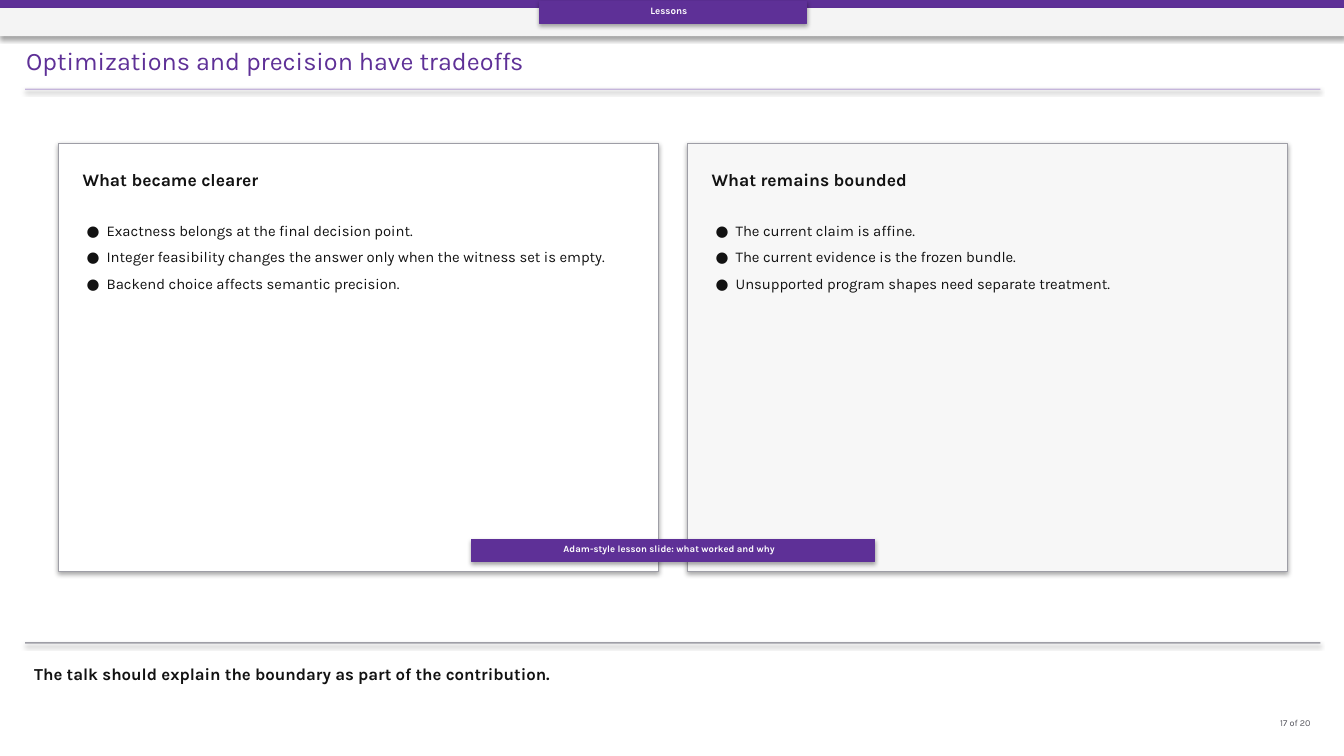
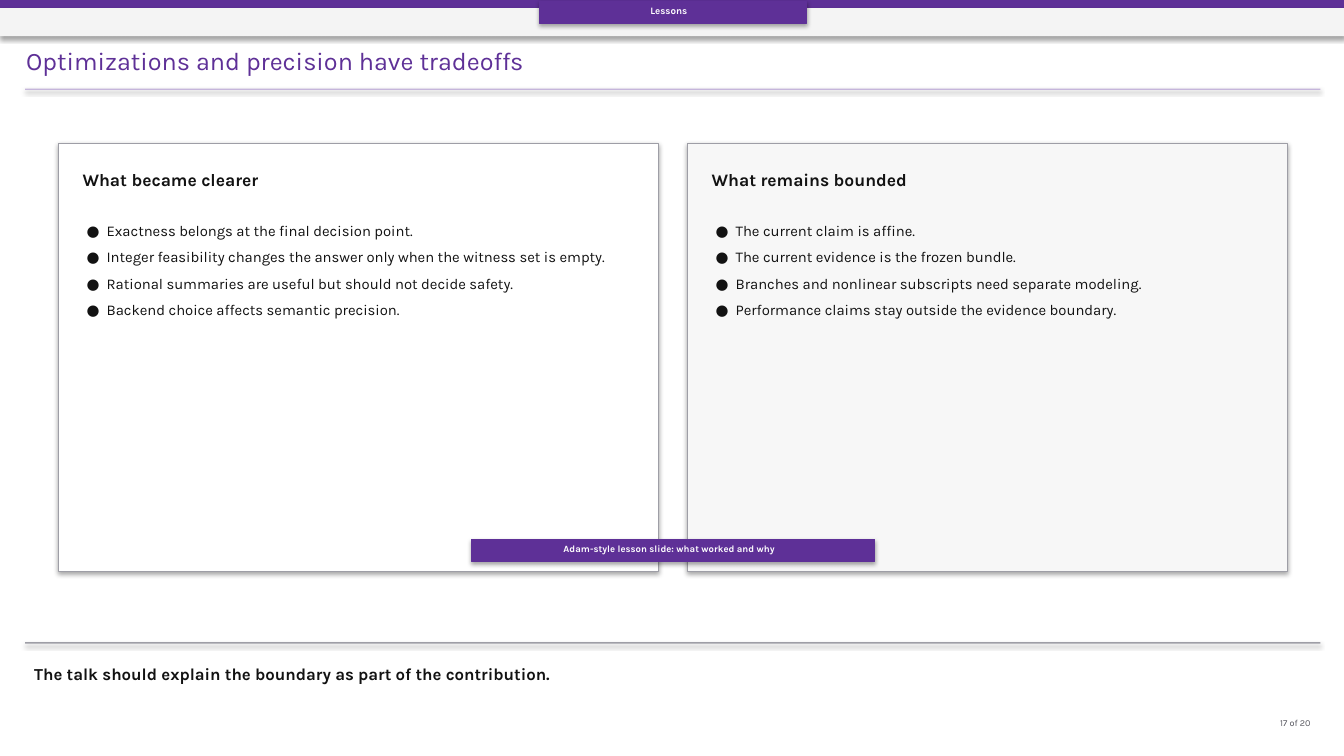
Before and after one commit to Hardik-S/april-peer-presentation, a slide deck: slide 17 of deck/April_peer_presentation.pptx. Drawn at 1344x756 pixels with LibreOffice and Linux fonts; fonts in the diff are those of the drawing. Boxes give left, top, right and bottom in pixels: in the first picture for what was removed or moved away, otherwise in the second. Text is boxed around its words. In the diff, an @@ line names an element or a change of style, - is before the commit and + after.

```diff
--- a/deck/April_peer_presentation.pptx
+++ b/deck/April_peer_presentation.pptx
@@ text at [107, 278, 513, 293]: paragraph added @@
+● Rational summaries are useful but should not decide safety.
@@ text at [736, 279, 1142, 319]: text changed @@
-● Unsupported program shapes need separate treatment.
+● Branches and nonlinear subscripts need separate modeling.
+● Performance claims stay outside the evidence boundary.
```
Also in this commit, not shown: 12 other slides changed, 18 other files.
